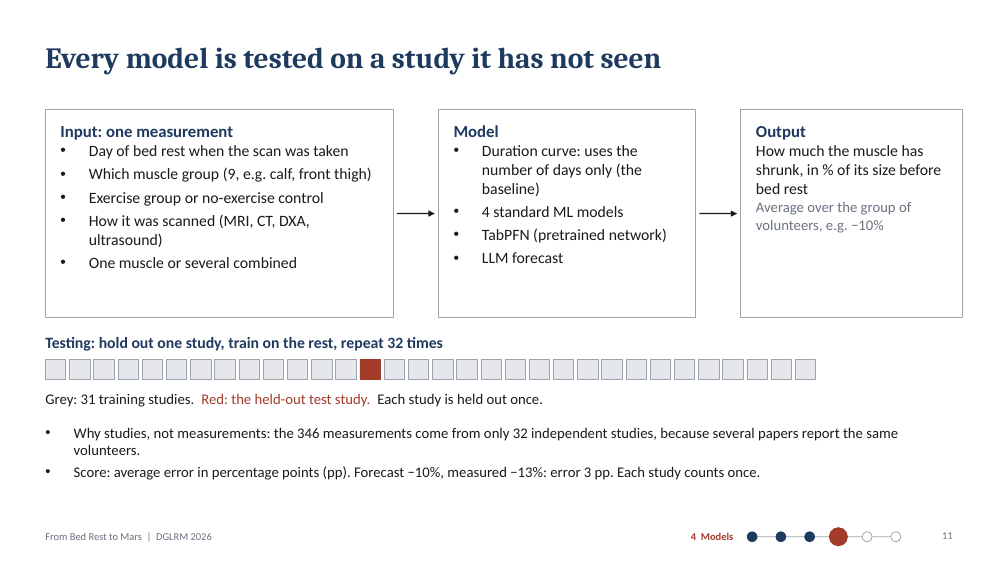
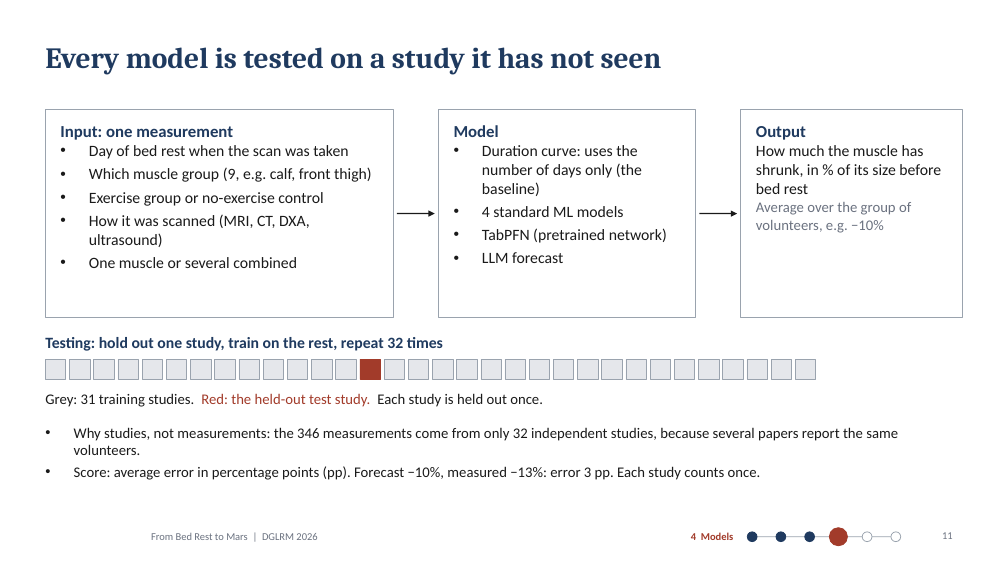
Before and after one commit to MiladBahariQaragoz/BedrestToMars, a slide deck: slide 11 of presentation/bed-rest-to-mars-talk.pptx. Drawn at 1008x567 pixels with LibreOffice and Linux fonts; fonts in the diff are those of the drawing; background and template pictures are left out. Boxes give left, top, right and bottom in pixels: in the first picture for what was removed or moved away, otherwise in the second. Text is boxed around its words. In the diff, an @@ line names an element or a change of style, - is before the commit and + after.

```diff
--- a/presentation/bed-rest-to-mars-talk.pptx
+++ b/presentation/bed-rest-to-mars-talk.pptx
@@ text "From Bed Rest to Mars ...": place and size @@
-text "From Bed Rest to Mars ..." at (45,533,212,540)
+text "From Bed Rest to Mars ..." at (151,533,317,540)
```
Also in this commit, not shown: 19 other slides changed, 4 other files.
